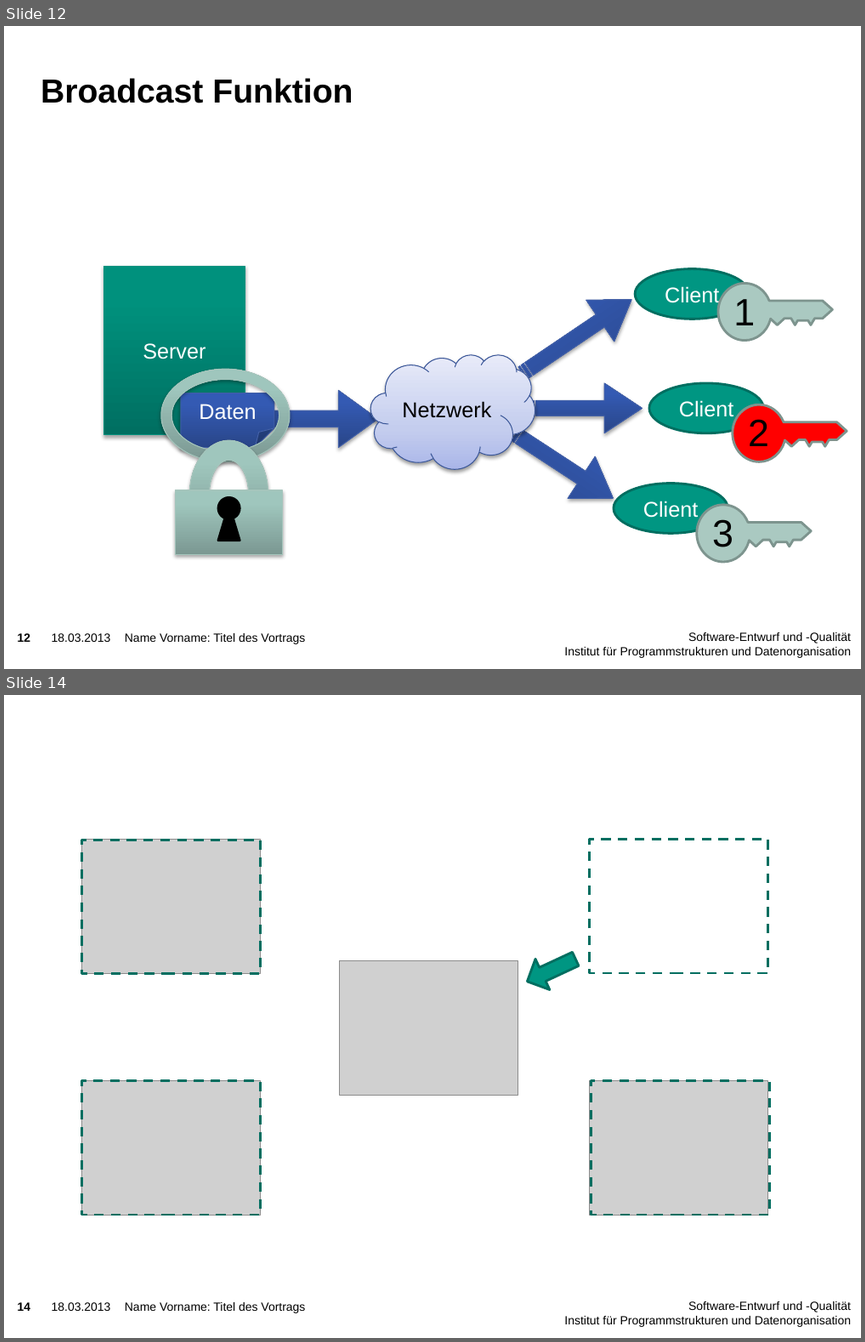
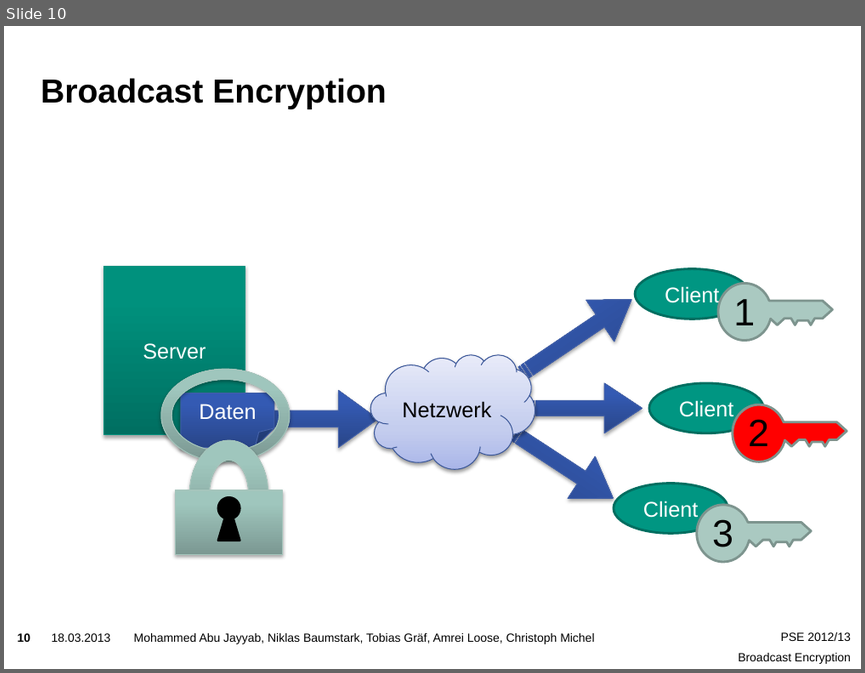
Before and after one commit to niklasb/pse-broadcast-encryption, a slide deck: praesentation/pse-abschluss.pptx. Shown one above the other, each under a label of ours: slides 12 and 14 before the commit, slide 10 after it; the slides between them are not shown. The pictures are 865x1342 and 865x673 pixels, drawn with LibreOffice and Linux fonts; fonts in the diff are those of the drawing; grey boxes stand for pictures; background and template pictures are left out. Boxes give left, top, right and bottom in pixels: in the first picture for what was removed or moved away, otherwise in the second. Text is boxed around its words. In the diff, an @@ line names an element or a change of style, - is before the commit and + after.

```diff
--- a/praesentation/pse-abschluss.pptx
+++ b/praesentation/pse-abschluss.pptx
@@ slide 14 removed at <box>4,695,861,1338</box>, background picture (left out); not listed: 3 template elements that a slide beside it also shows @@
@@ picture removed at <box>82,839,260,973</box> @@
@@ rectangle removed at <box>82,839,260,974</box> @@
@@ rectangle removed at <box>589,839,767,973</box> @@
@@ down arrow removed at <box>520,943,583,997</box> @@
@@ picture removed at <box>340,960,518,1095</box> @@
@@ picture removed at <box>82,1081,260,1214</box> @@
@@ rectangle removed at <box>82,1081,260,1214</box> @@
@@ picture removed at <box>589,1081,767,1214</box> @@
@@ rectangle removed at <box>590,1081,769,1214</box> @@
@@ text removed at <box>125,1302,305,1313</box> @@
-Name Vorname: Titel des Vortrags
@@ what was slide 12 is now slide 10 @@
@@ slide 10 changed as well @@
@@ title at <box>41,78,386,109</box>: text changed @@
-Broadcast Funktion
+Broadcast Encryption
@@ page number at <box>18,633,31,641</box>: text changed @@
-12
+10
@@ text removed at <box>125,633,305,644</box> @@
-Name Vorname: Titel des Vortrags
@@ text added at <box>134,633,594,644</box>, 10 pt, text #000000 @@
+Mohammed Abu Jayyab, Niklas Baumstark, Tobias Gräf, Amrei Loose, Christoph Michel
@@ text removed at <box>564,632,851,658</box> @@
-Software-Entwurf und -Qualität
-Institut für Programmstrukturen und Datenorganisation
@@ text added at <box>738,632,851,664</box>, 10 pt, text #000000 @@
+PSE 2012/13
+Broadcast Encryption
```
Also in this commit, not shown: 13 other slides changed, 9 slides added, 7 other slides removed, 1 other file.
